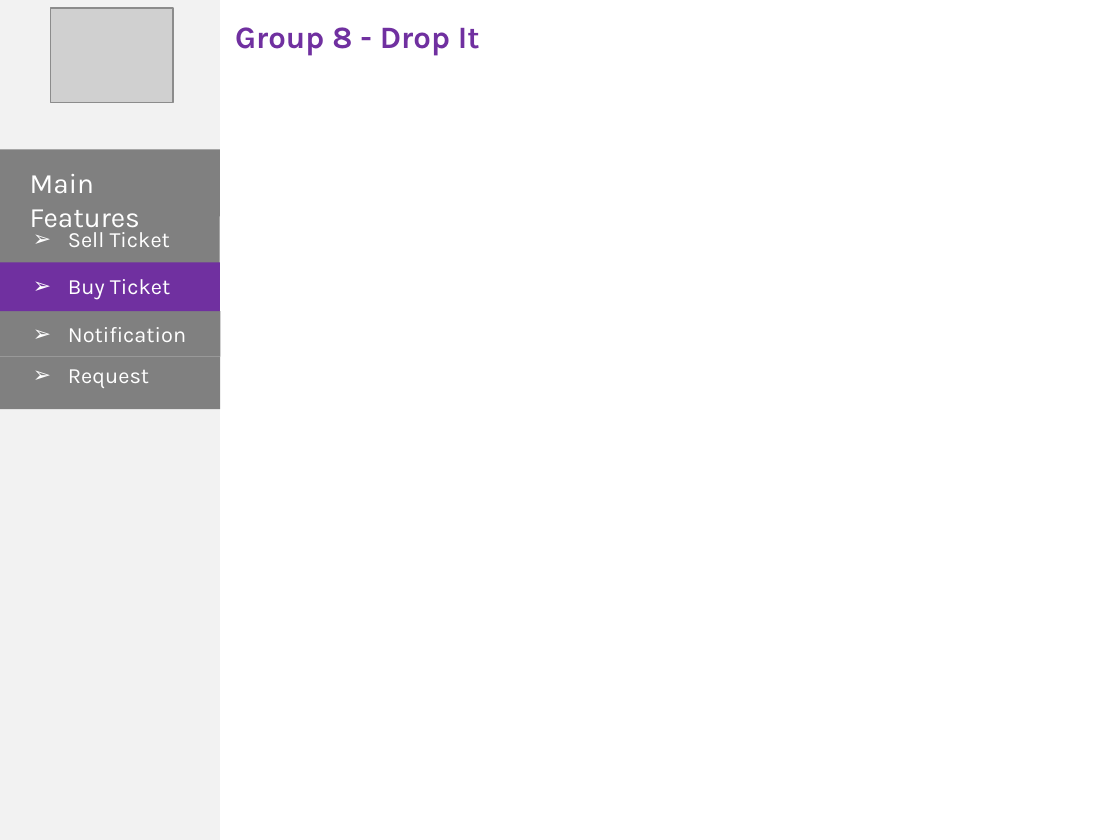
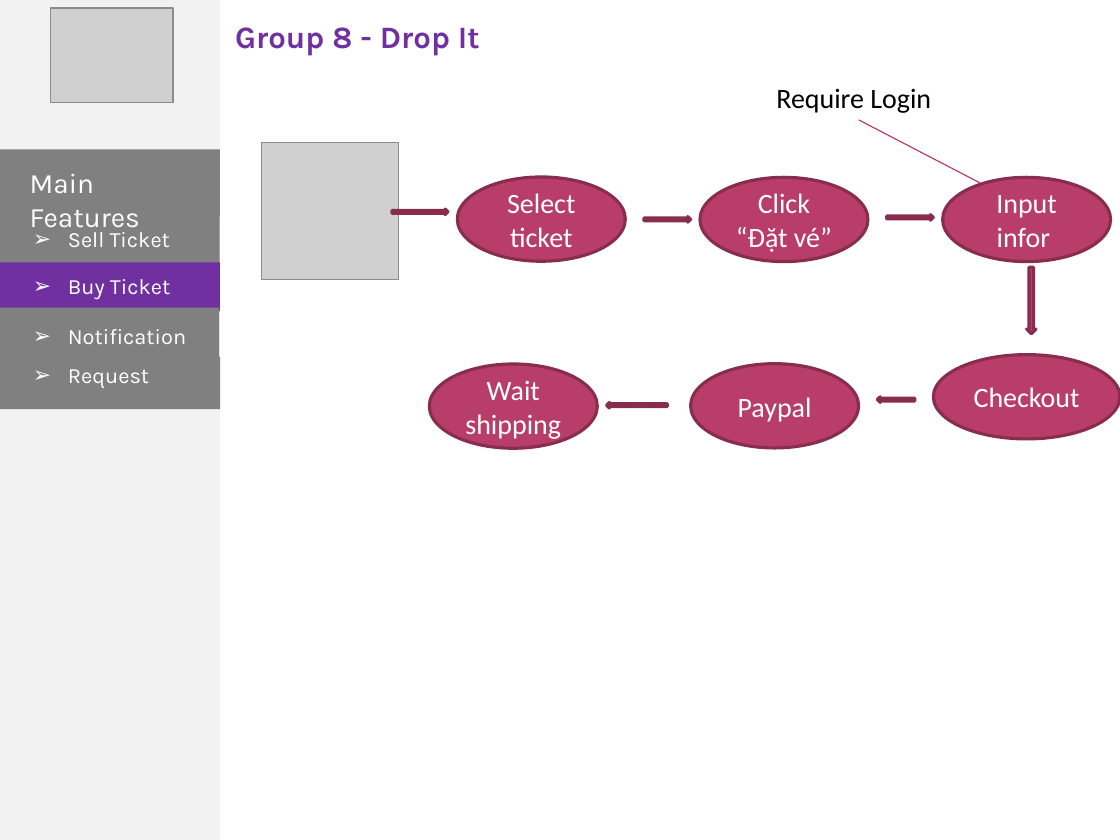
Before and after one commit to phonglk/fptu_capstone, a slide deck: slide 12 of Document/Present.pptx. Drawn at 1120x840 pixels with LibreOffice and Linux fonts; fonts in the diff are those of the drawing; grey boxes stand for pictures. Boxes give left, top, right and bottom in pixels: in the first picture for what was removed or moved away, otherwise in the second. Text is boxed around its words. In the diff, an @@ line names an element or a change of style, - is before the commit and + after.

```diff
--- a/Document/Present.pptx
+++ b/Document/Present.pptx
@@ text added at box(776, 88, 931, 113), 18 pt, text #464646 @@
+Require Login
@@ picture added at box(261, 142, 399, 280) @@
@@ line added from (980, 183) to (859, 120), #B73965 0.75 pt @@
@@ ellipse added at box(457, 177, 625, 261), fill #B83D68, outline #882D4D 2 pt, 18 pt, text #FFFFFF @@
+Select ticket
@@ ellipse added at box(700, 177, 868, 261), fill #B83D68, outline #882D4D 2 pt, 18 pt, text #FFFFFF @@
+Click “Đặt vé”
@@ ellipse added at box(943, 177, 1111, 261), fill #B83D68, outline #882D4D 2 pt, 18 pt, text #FFFFFF @@
+Input infor
@@ right arrow added at box(392, 209, 448, 215), fill #B83D68, outline #882D4D 2 pt @@
@@ right arrow added at box(644, 216, 691, 222), fill #B83D68, outline #882D4D 2 pt @@
@@ right arrow added at box(887, 215, 934, 221), fill #B83D68, outline #882D4D 2 pt @@
@@ down arrow added at box(1027, 268, 1036, 334), fill #B83D68, outline #882D4D 2 pt @@
@@ rectangle: place and size @@
-rectangle at box(0, 311, 221, 357)
+rectangle at box(0, 308, 220, 361)
@@ ellipse added at box(933, 355, 1120, 439), fill #B83D68, outline #882D4D 2 pt, 18 pt, text #FFFFFF @@
+Checkout
@@ ellipse added at box(429, 364, 597, 448), fill #B83D68, outline #882D4D 2 pt, 18 pt, text #FFFFFF @@
+Wait shipping
@@ ellipse added at box(691, 364, 859, 448), fill #B83D68, outline #882D4D 2 pt, 18 pt, text #FFFFFF @@
+Paypal
@@ left arrow added at box(607, 402, 668, 408), fill #B83D68, outline #882D4D 2 pt @@
@@ left arrow added at box(877, 396, 914, 402), fill #B83D68, outline #882D4D 2 pt @@
```
Also in this commit, not shown: 6 other slides changed, 1 slide added.
